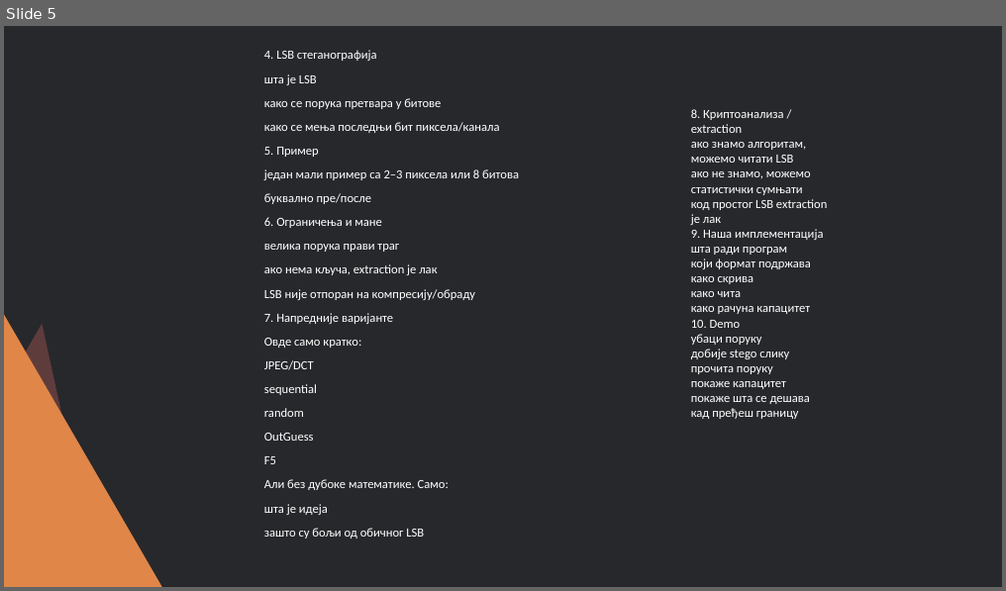
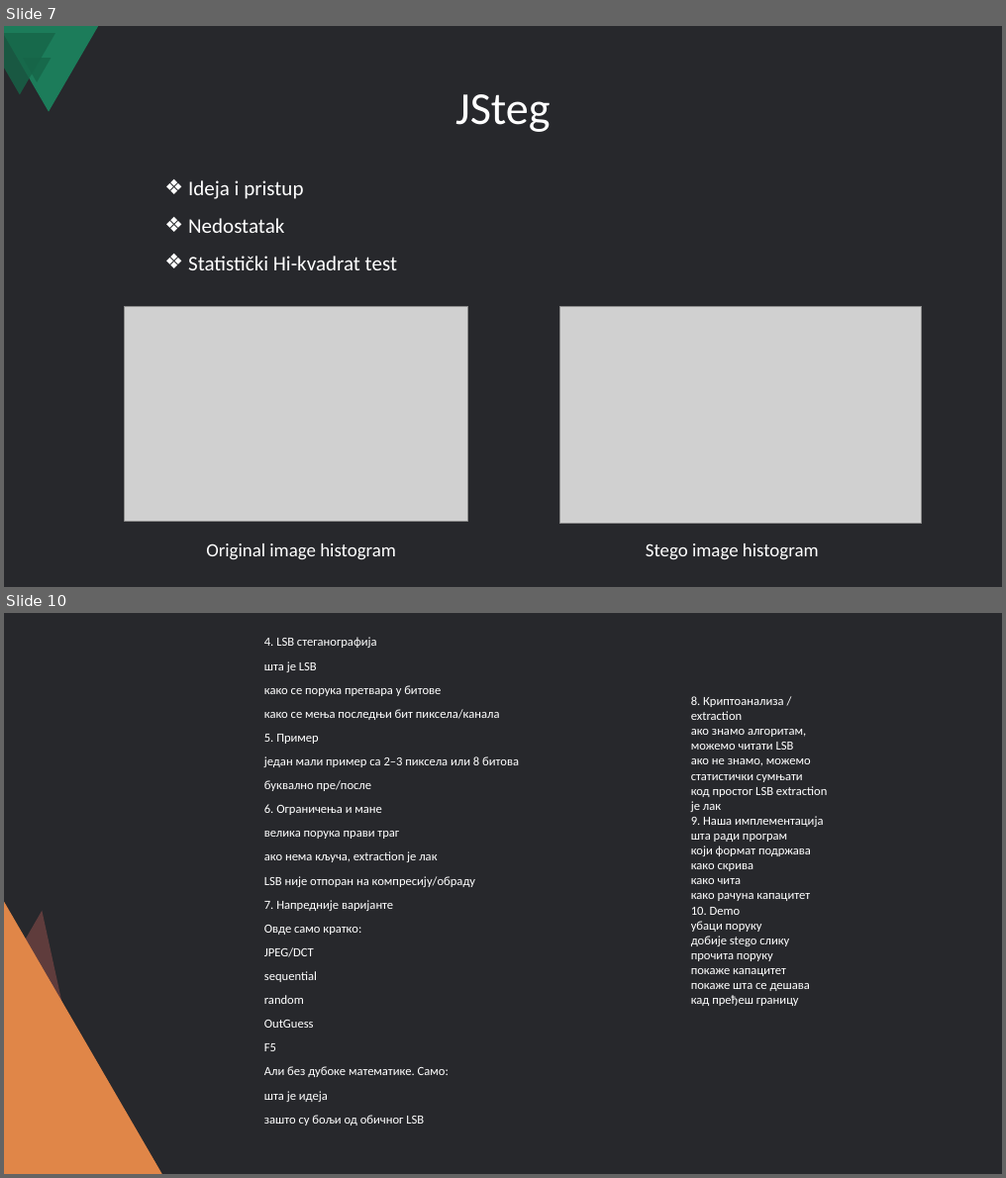
Before and after one commit to nikolasa004/Cybersecurity-Project, a slide deck: Steganography/Steganografija i LSB skrivanje poruka u slikama.pptx. Shown one above the other, each under a label of ours: slide 5 before the commit, slides 7 and 10 after it; the slides between them are not shown. The pictures are 1006x591 and 1006x1178 pixels, drawn with LibreOffice and Linux fonts; fonts in the diff are those of the drawing; grey boxes stand for pictures. Boxes give left, top, right and bottom in pixels: in the first picture for what was removed or moved away, otherwise in the second. Text is boxed around its words. In the diff, an @@ line names an element or a change of style, - is before the commit and + after.

```diff
--- a/Steganography/Steganografija i LSB skrivanje poruka u slikama.pptx
+++ b/Steganography/Steganografija i LSB skrivanje poruka u slikama.pptx
@@ slide 7 added at [4, 26, 1002, 587], background #27282C @@
@@ freeform shape added at [4, 26, 99, 111], fill #1C7C5A @@
@@ freeform shape added at [4, 33, 55, 94], fill #166548 at 80% opacity @@
@@ triangle added at [23, 59, 52, 82], fill #166548 at 80% opacity @@
@@ title added at [455, 94, 550, 132], 44 pt, text #FFFFFF @@
+JSteg
@@ text added at [188, 180, 397, 271], 20 pt, text #FFFFFF @@
+❖ Ideja i pristup
+❖ Nedostatak
+❖ Statistički Hi-kvadrat test
@@ picture added at [125, 307, 468, 522] @@
@@ picture added at [559, 307, 922, 524] @@
@@ text added at [206, 544, 396, 561], 18 pt, text #FFFFFF @@
+Original image histogram
@@ text added at [646, 544, 819, 561], 18 pt, text #FFFFFF @@
+Stego image histogram
@@ what was slide 5 is now slide 10 @@
```
Also in this commit, not shown: 4 other slides added, 1 other file.
